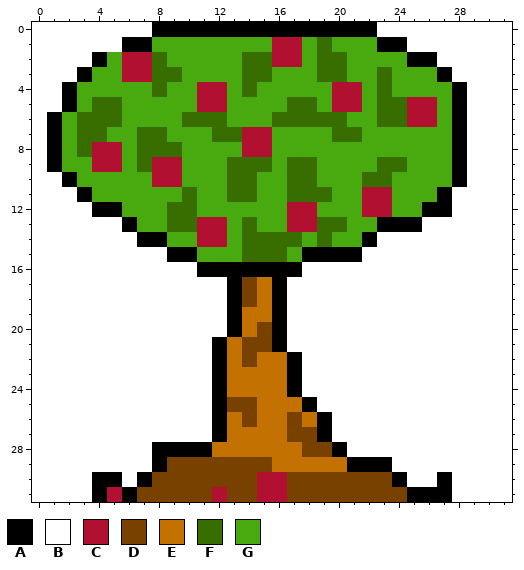
Pixel-art sprite, stored at assets/Pommier.png. The first picture shows the starting point.
The file is 32x32 pixels.
Palette (. is transparent): A #000000  B #ffffff  C #b21030  D #794100  E #c37100  F #386d00  G #49aa10
Pixels before, first column x 0:
 0 BBBBBBBBAAAAAAAAAAAAAAABBBBBBBBB
 1 BBBBBBAAGGGGGGGGCCGFGGGAABBBBBBB
 2 BBBBAGCCFGGGGGFFCCGFFGGGGAABBBBB
 3 BBBAGGCCFFGGGGFFGGGFFGGFGGGABBBB
 4 BBAGGGGGFGGCCGFGGGGGCCGFGGGGABBB
 5 BBAGFFGGGGGCCGGGGFFGCCGFFCCGABBB
 6 BAGFFFGGGGFFFGGGFFFFFGGFFCCGABBB
 7 BAGFFGGFFGGGFFCCGGGGFFGGGGGGABBB
 8 BAGFCCGFFFGGGGCCGGGGGGGGGGGGABBB
 9 BAGGCCGFCCGGGFFFGFFGGGGFFGGGABBB
10 BBAGGGGGCCGGGFFGGFFGGGFFGGGGABBB
11 BBBAGGGGGGFGGFFGGFFFGGCCGGGABBBB
12 BBBBAAGGGFFGGGGGGCCGGGCCGGAABBBB
13 BBBBBBAGGFFCCGFGGCCFFGGAAABBBBBB
14 BBBBBBBAAGGCCGFFFFGFGGABBBBBBBBB
15 BBBBBBBBBAAGGGFFFGAAAABBBBBBBBBB
16 BBBBBBBBBBBAAAAAAABBBBBBBBBBBBBB
17 BBBBBBBBBBBBBADEABBBBBBBBBBBBBBB
18 BBBBBBBBBBBBBADEABBBBBBBBBBBBBBB
19 BBBBBBBBBBBBBAEEABBBBBBBBBBBBBBB
20 BBBBBBBBBBBBBAEDABBBBBBBBBBBBBBB
21 BBBBBBBBBBBBAEDDABBBBBBBBBBBBBBB
22 BBBBBBBBBBBBAEDEEABBBBBBBBBBBBBB
23 BBBBBBBBBBBBAEEEEABBBBBBBBBBBBBB
24 BBBBBBBBBBBBAEEEEABBBBBBBBBBBBBB
25 BBBBBBBBBBBBADDEEEABBBBBBBBBBBBB
26 BBBBBBBBBBBBAEDEEDEABBBBBBBBBBBB
27 BBBBBBBBBBBBAEEEEDDABBBBBBBBBBBB
28 BBBBBBBBAAAAEEEEEEDDABBBBBBBBBBB
29 BBBBBBBBADDDDDDDEEEEEAAABBBBBBBB
30 BBBBAABADDDDDDDCCDDDDDDDABBABBBB
31 BBBBACADDDDDCDDCCDDDDDDDDAAABBBB
The same view after the edit:
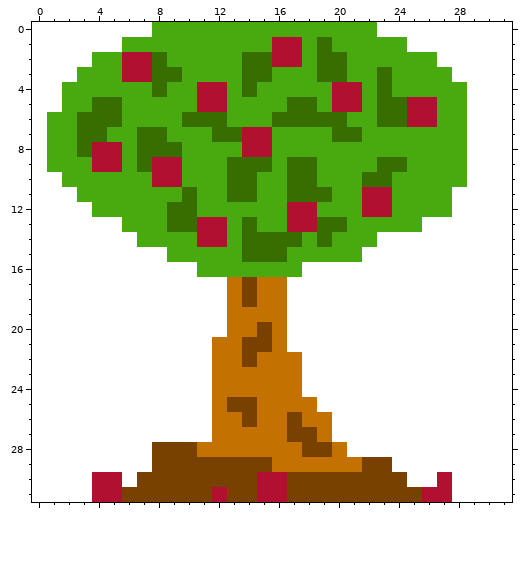
From old to new:
Colour A gives way to colour C in row 30 at x 4 to 5 and 27; in row 31 at x 4 and 26 to 27.
Colour A gives way to colour D in row 28 at x 8 to 10; in row 29 at x 8 and 22 to 23; in row 30 at x 7 and 24; in row 31 at x 6 and 25.
Colour A gives way to colour E in rows 17 to 20 at x 13 and 16; in row 21 at x 12 and 16; in rows 22 to 24 at x 12 and 17; in row 25 at x 12 and 18; in rows 26 to 27 at x 12 and 19; in row 28 at x 11 and 20.
Colour A gives way to colour E in row 29 at x 21.
Colour A gives way to colour G in row 0 at x 8 to 22; in row 1 at x 6 to 7 and 23 to 24; in row 2 at x 4 and 25 to 26; in row 3 at x 3 and 27; in rows 4 to 5 at x 2 and 28; in rows 6 to 9 at x 1 and 28.
Colour A gives way to colour G in row 10 at x 2 and 28; in row 11 at x 3 and 27; in row 12 at x 4 to 5 and 26 to 27; in row 13 at x 6 and 23 to 25; in row 14 at x 7 to 8 and 22; in row 15 at x 9 to 10 and 18 to 21.
Colour A gives way to colour G in row 16 at x 11 to 17.
Pixel boxes of the changes (left, top, right, bottom) in both pictures:
changed: (47, 22, 467, 502)
